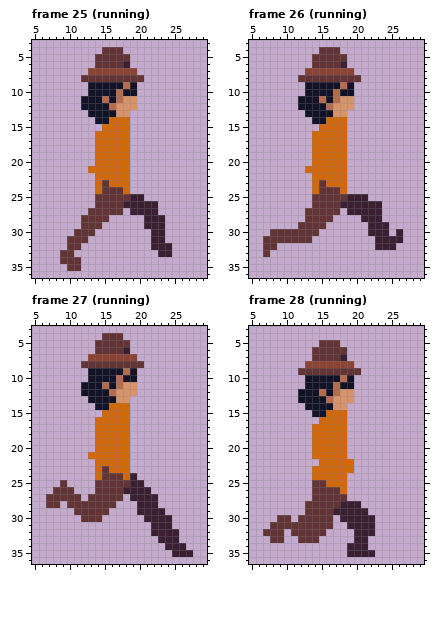
A pixel-art file gets an edit: Assets/AseFiles/player.aseprite. The first picture shows the starting point.
32x40 pixels, 32 frames. Shown: frame 25 (running): x 5..29, y 3..36; frame 26 (running): x 5..29, y 3..36; frame 27 (running): x 5..29, y 3..36; frame 28 (running): x 5..29, y 3..36. The commit also changed other frames, which this record leaves out.
The result:
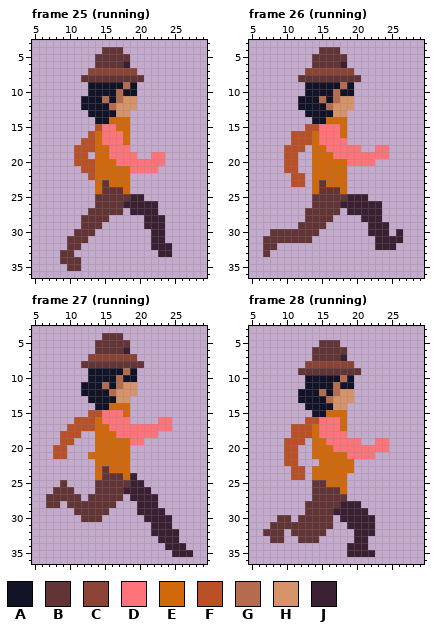
Palette (. is transparent): A #131327  B #623436  C #8b4335  D #ff737a  E #d1690a  F #b95027  G #b56c4e  H #d7936a  J #3a2032
Changes in this commit:
--- frame 25 (running), layer "draw-on"
@@ x 9..25 @@
 14 .....AAEEE.......
-15 ......EEEE.......
-16 .....EEEEE.......
-17 .....EEEEE.......
-18 .....EEEEE.......
-19 .....EEEEE.......
-20 .....EEEEE.......
-21 ....EEEEEE.......
-22 .....EEEEE.......
+15 .....FDDEE.......
+16 ....FEDDDE.......
+17 ...FFEDDDE.......
+18 ..FFFEEDDD.......
+19 ..FF.EEDDDD..DD..
+20 ..FFFEEEDDDDDDD..
+21 ...FFEEEEEDDDD...
+22 ....FEEEEE.......
 23 .....EBEEE.......
--- frame 26 (running), layer "draw-on"
@@ x 5..29 @@
 14 .........AAEEE...........
-15 ..........EEEE...........
-16 .........EEEEE...........
-17 .........EEEEE...........
-18 .........EEEEE...........
-19 .........EEEEE...........
-20 .........EEEEE...........
-21 ........EEEEEE...........
-22 .........EEEEE...........
-23 .........EBEEE...........
+15 ........FFDDDE...........
+16 ......FFFEDDDE...........
+17 ......FFFEDDDD...........
+18 .....FFF.EEDDDDD..DD.....
+19 .....FF..EEEDDDDDDDD.....
+20 .....FF..EEEEEDDDD.......
+21 .....FF..EEEEE...........
+22 ......FF.EEEEE...........
+23 ......FF.EBEEE...........
 24 .........EBBBE...........
--- frame 27 (running), layer "draw-on"
@@ x 5..29 @@
 14 .........AAEEE...........
-15 ..........EEEE...........
-16 .........EEEEE...........
-17 .........EEEEE...........
-18 .........EEEEE...........
-19 .........EEEEE...........
-20 .........EEEEE...........
-21 ........EEEEEE...........
+15 ........FFDDDE...........
+16 ......FFFEDDDD....DD.....
+17 .....FFFFEEDDDDDDDDD.....
+18 ....FFF..EEEDDDDDD.......
+19 ....FF...EEEEEDD.........
+20 ...FF....EEEEE...........
+21 ...FF...EEEEEE...........
 22 .........EEEEE...........
--- frame 28 (running), layer "draw-on"
@@ x 5..29 @@
 15 .........AAEEE...........
-16 ..........EEEE...........
-17 .........EEEEE...........
-18 .........EEEEE...........
-19 .........EEEEE...........
-20 .........EEEEE...........
-21 .........EEEEE...........
-22 ..........EEEEE..........
-23 .........EEEEEE..........
-24 .........EEEEE...........
+16 ........FFDDDE...........
+17 ......FFFEDDDE...........
+18 ......FFFEDDDD...........
+19 .....FFF.EEDDDDD..DD.....
+20 .....FF..EEEDDDDDDDD.....
+21 .....FF..EEEEEDDDD.......
+22 .....FF...EEEEE..........
+23 ......FF.EEEEEE..........
+24 ......FF.EEEEE...........
 25 .........BBEEE...........
Changed places in both pictures, as pixel boxes (x1, y1, x2, y2):
changed: (74, 124, 165, 180)
changed: (284, 124, 389, 187)
changed: (53, 410, 172, 459)
changed: (284, 417, 389, 480)
